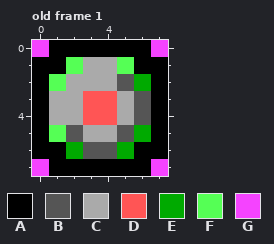
Pixel-art file, stored at assets/enemy.aseprite. The picture above is the old version.
8x8 pixels, 1 frame. Shown: old frame 1.
Palette (. is transparent): A #000000  B #555555  C #aaaaaa  D #ff5555  E #00aa00  F #55ff55  G #f543ff
Pixels before, old frame 1, first column x 0:
0 GAAAAAAG
1 AAFCCFAA
2 AFCCCBEA
3 ACCDDCBA
4 ACCDDCBA
5 AFBCCBEA
6 AAEBBEAA
7 GAAAAAAG
The result:
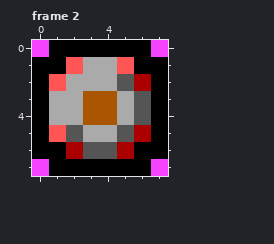
A new or re-ordered frame is compared with the old frame closest to it.
Diff:
frames 1 -> 2
Colour D changes from #ff5555 to #aa5500.
Colour E changes from #00aa00 to #aa0000.
Colour F changes from #55ff55 to #ff5555.
Boxes around the changes in both pictures, in picture pixels (x1, y1, x2, y2):
changed: (49, 57, 151, 159)
